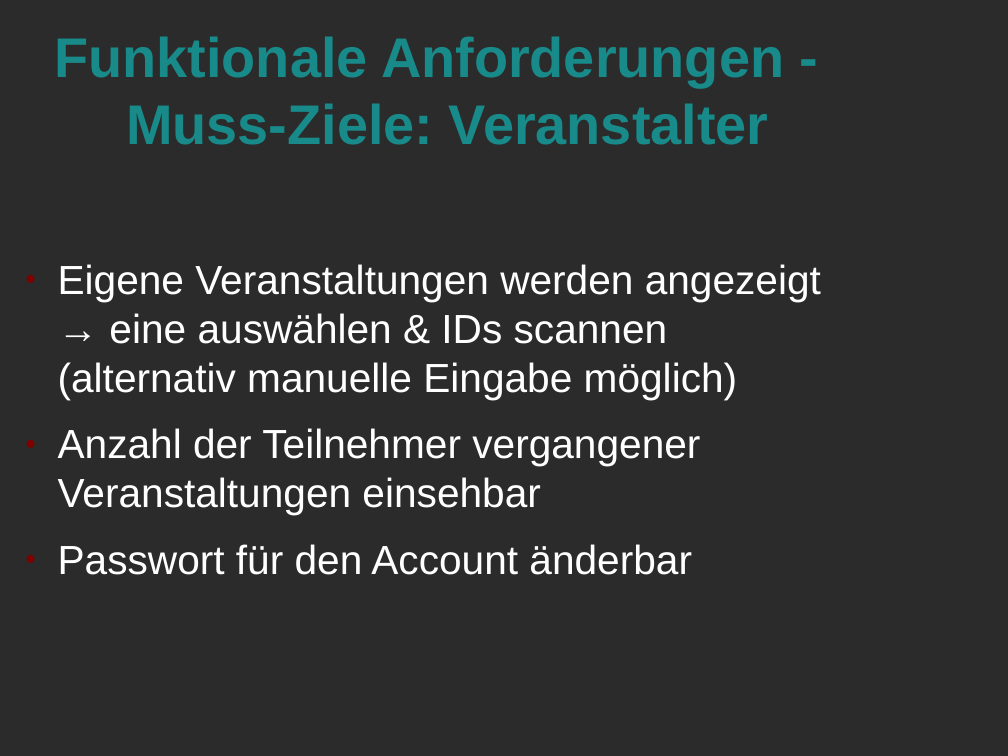
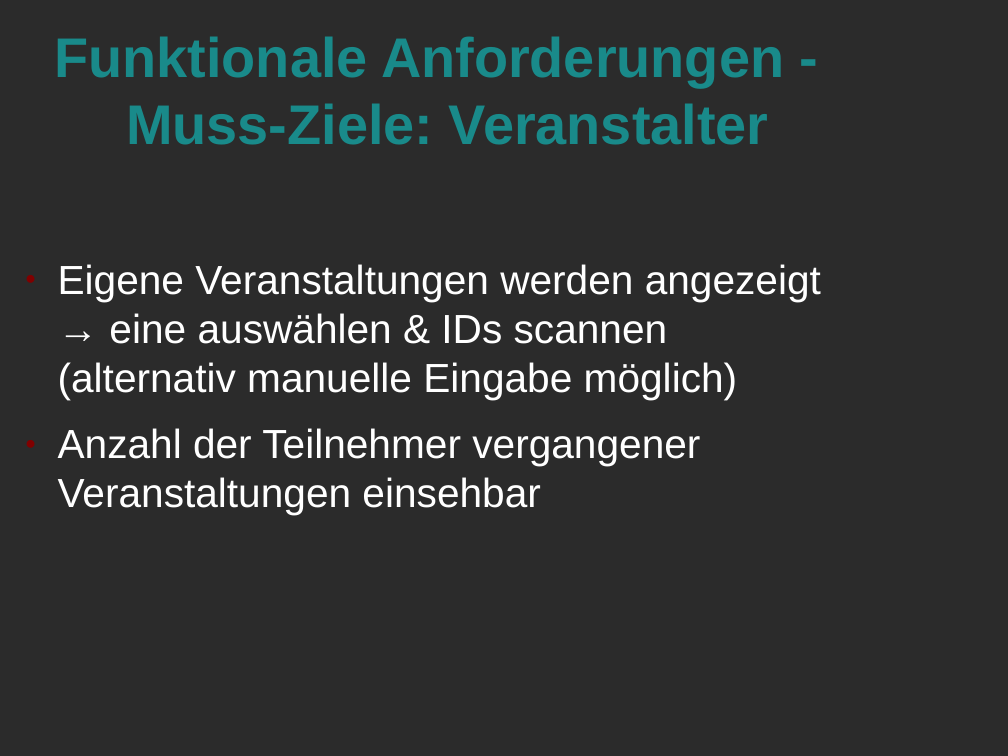
Before and after one commit to Marcel2603/hg17b, a slide deck: slide 11 of Dokumente/Review 1 Praesentation/Review 1.odp. Drawn at 1008x756 pixels with LibreOffice and Linux fonts; fonts in the diff are those of the drawing; background and template pictures are left out; a plain dark background stands for a picture behind light text. Boxes give left, top, right and bottom in pixels: in the first picture for what was removed or moved away, otherwise in the second. Text is boxed around its words. In the diff, an @@ line names an element or a change of style, - is before the commit and + after.

```diff
--- a/Dokumente/Review 1 Praesentation/Review 1.odp
+++ b/Dokumente/Review 1 Praesentation/Review 1.odp
@@ text at [58, 544, 692, 575]: paragraph removed @@
-● Passwort für den Account änderbar
```
Also in this commit, not shown: 2 other slides changed, 3 other files.
